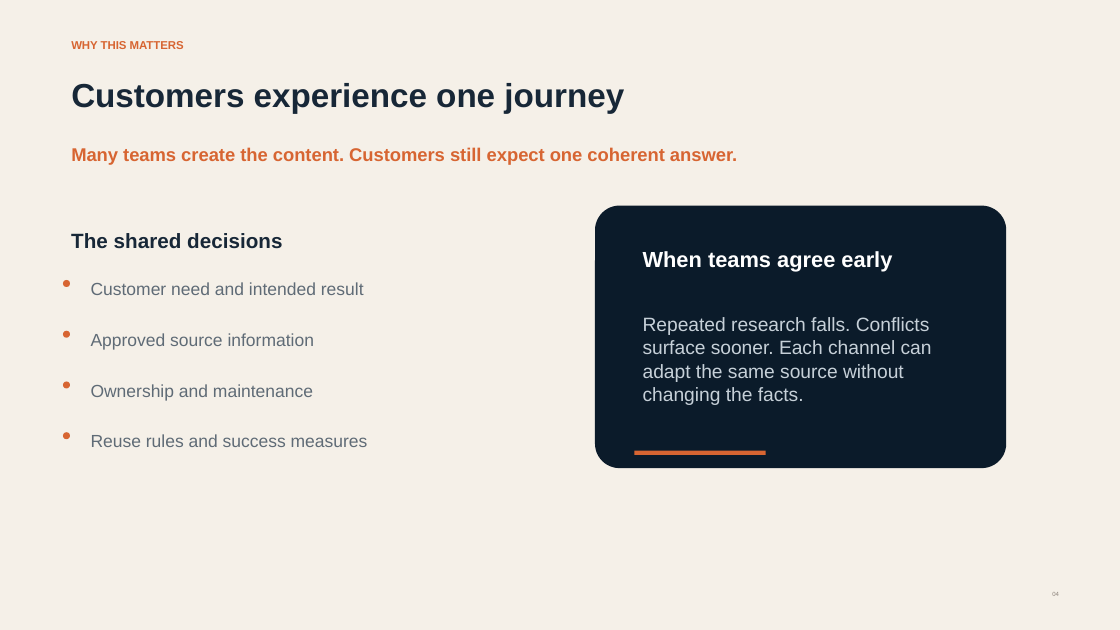
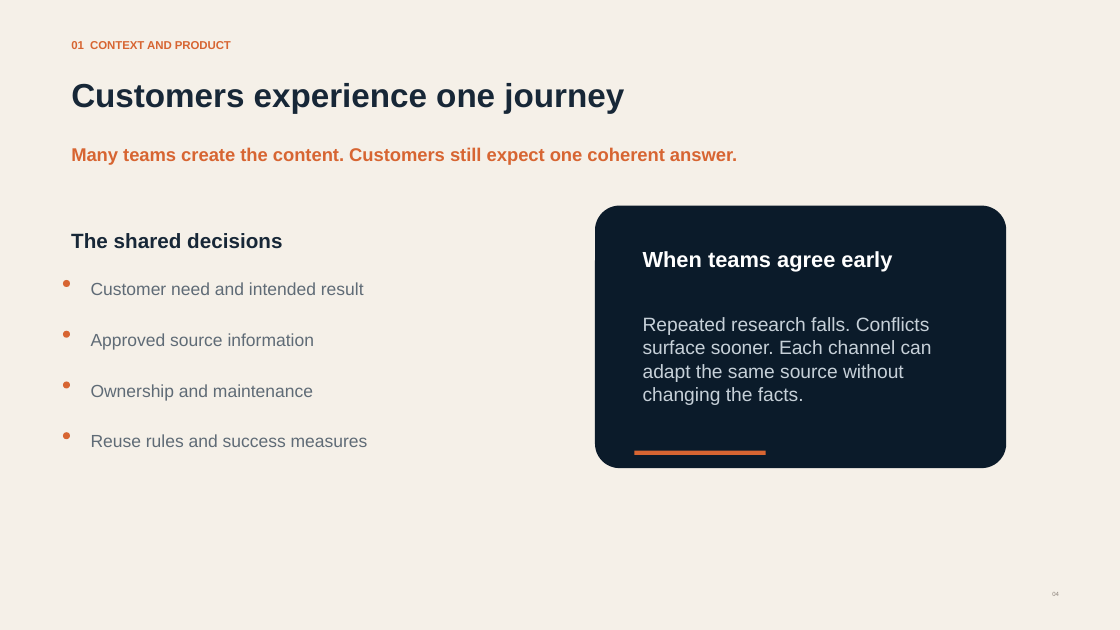
Before and after one commit to sharmiladas/sharmiladas.github.io, a slide deck: slide 4 of downloads/Unified_Content_Strategy_in_Practice.pptx. Drawn at 1120x630 pixels with LibreOffice and Linux fonts; fonts in the diff are those of the drawing. Boxes give left, top, right and bottom in pixels: in the first picture for what was removed or moved away, otherwise in the second. Text is boxed around its words. In the diff, an @@ line names an element or a change of style, - is before the commit and + after.

```diff
--- a/downloads/Unified_Content_Strategy_in_Practice.pptx
+++ b/downloads/Unified_Content_Strategy_in_Practice.pptx
@@ text at box(71, 41, 231, 49): text changed @@
-WHY THIS MATTERS
+01 CONTEXT AND PRODUCT
```
Also in this commit, not shown: 25 other slides changed.
